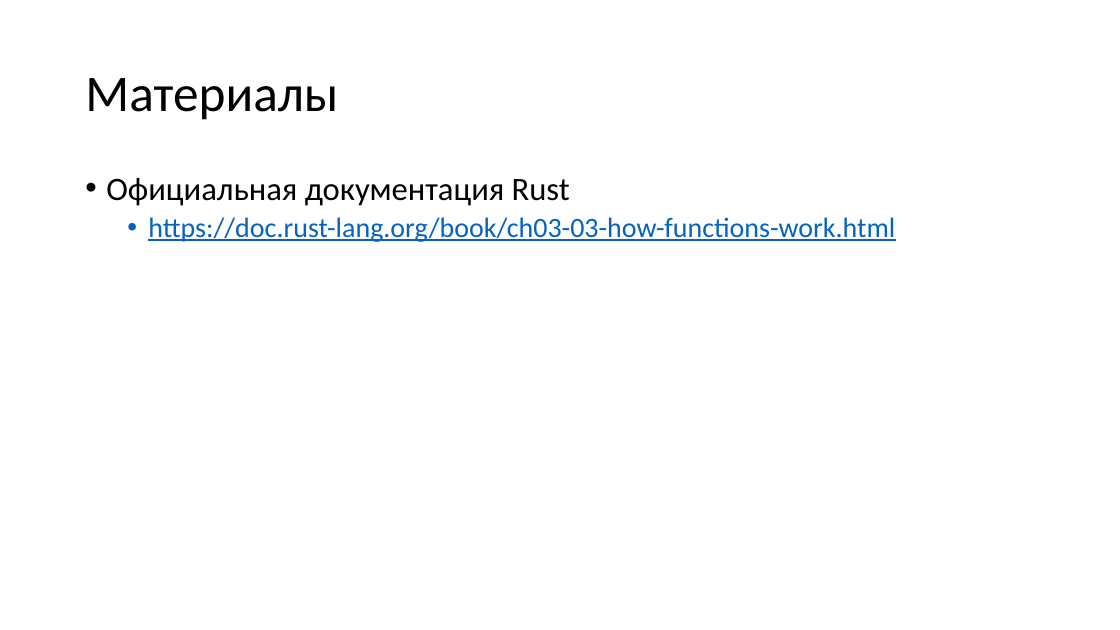
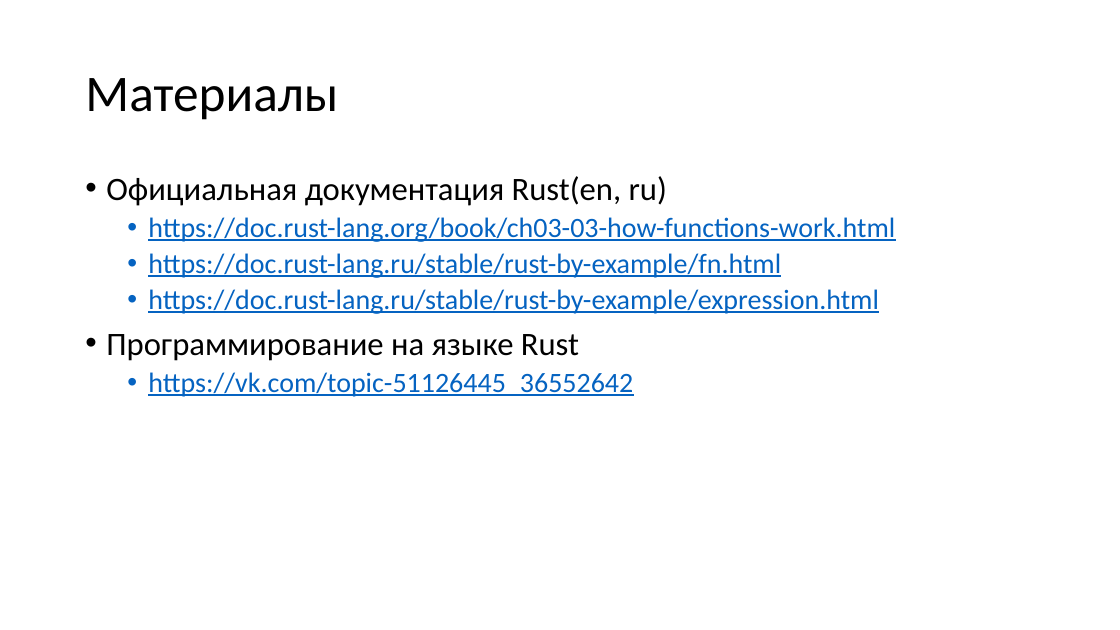
Before and after one commit to Katalien/New-programming-languages, a slide deck: slide 14 of reports/functions/functions.pptx (slide 6 before the commit). Drawn at 1120x630 pixels with LibreOffice and Linux fonts; fonts in the diff are those of the drawing. Boxes give left, top, right and bottom in pixels: in the first picture for what was removed or moved away, otherwise in the second. Text is boxed around its words. In the diff, an @@ line names an element or a change of style, - is before the commit and + after.

```diff
--- a/reports/functions/functions.pptx
+++ b/reports/functions/functions.pptx
@@ text at [106, 176, 667, 206]: text changed @@
-• Официальная документация Rust
+• Официальная документация Rust(en, ru)
@@ text at [106, 253, 879, 397]: paragraphs added @@
+  • https://doc.rust-lang.ru/stable/rust-by-example/fn.html
+  • https://doc.rust-lang.ru/stable/rust-by-example/expression.html
+• Программирование на языке Rust
+  • https://vk.com/topic-51126445_36552642
```
Also in this commit, not shown: 1 other slide changed, 11 slides added, 3 slides removed, 2 other files.
